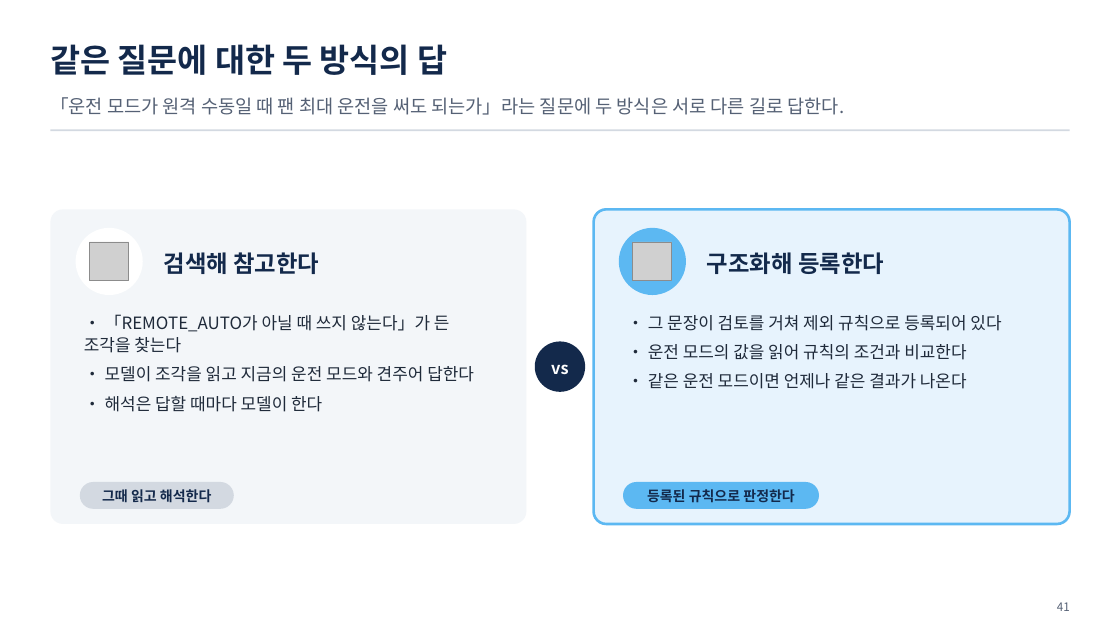
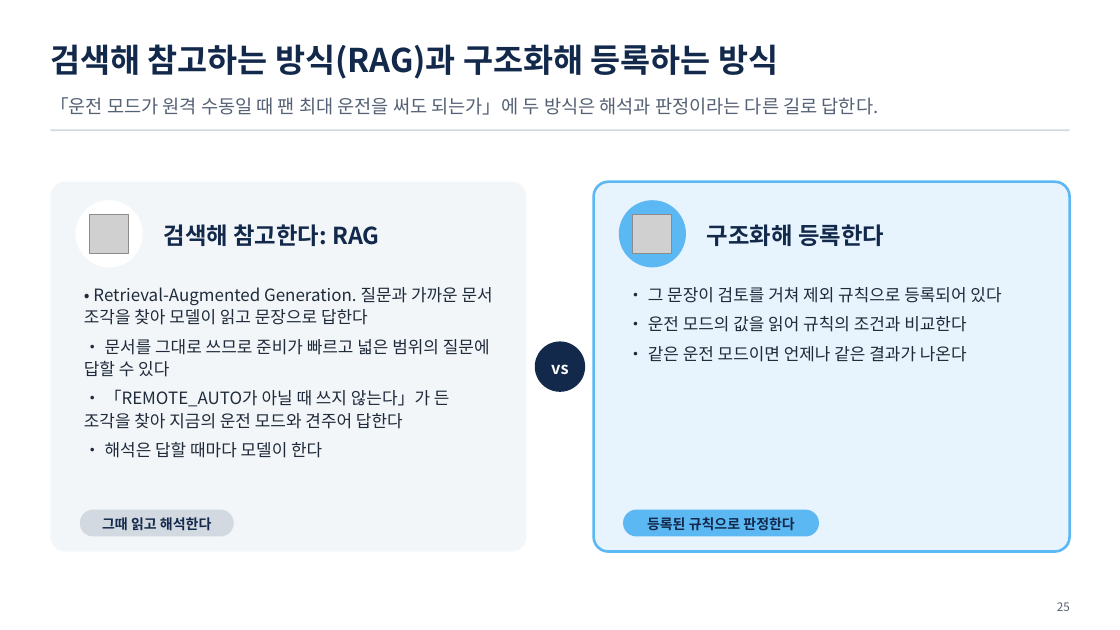
Before and after one commit to uengine-oss/hyd-iot-edu, a slide deck: slide 25 of docs/교재/통합반/04일차/통합반_04일차.pptx (slide 41 before the commit). Drawn at 1120x630 pixels with LibreOffice and Linux fonts; fonts in the diff are those of the drawing; grey boxes stand for pictures. Boxes give left, top, right and bottom in pixels: in the first picture for what was removed or moved away, otherwise in the second. Text is boxed around its words. In the diff, an @@ line names an element or a change of style, - is before the commit and + after.

```diff
--- a/docs/교재/통합반/04일차/통합반_04일차.pptx
+++ b/docs/교재/통합반/04일차/통합반_04일차.pptx
@@ text at box(50, 44, 778, 79): text changed @@
-같은 질문에 대한 두 방식의 답
+검색해 참고하는 방식(RAG)과 구조화해 등록하는 방식
@@ text at box(50, 97, 879, 115): text changed @@
-「운전 모드가 원격 수동일 때 팬 최대 운전을 써도 되는가」라는 질문에 두 방식은 서로 다른 길로 답한다.
+「운전 모드가 원격 수동일 때 팬 최대 운전을 써도 되는가」에 두 방식은 해석과 판정이라는 다른 길로 답한다.
@@ rounded rectangle: place and size @@
-rounded rectangle at box(50, 209, 527, 524)
+rounded rectangle at box(50, 181, 527, 551)
@@ rounded rectangle: place and size @@
-rounded rectangle at box(594, 209, 1070, 524)
+rounded rectangle at box(594, 181, 1070, 551)
@@ 2 pictures, 2 ellipses, 1 text: place and size @@
-2 pictures, 2 ellipses, 1 text at box(76, 228, 884, 295)
+2 pictures, 2 ellipses, 1 text at box(76, 200, 884, 267)
@@ text at box(164, 224, 379, 246): text changed @@
-검색해 참고한다
+검색해 참고한다: RAG
@@ text "• Retrieval-Augmented Generation. 질문과 가까운 ...": place and size @@
-text "• Retrieval-Augmented Generation. 질문과 가까운 ..." at box(84, 314, 474, 412)
+text "• Retrieval-Augmented Generation. 질문과 가까운 ..." at box(84, 287, 493, 458)
@@ text at box(84, 287, 493, 429): text changed @@
-• 「REMOTE_AUTO가 아닐 때 쓰지 않는다」가 든 조각을 찾는다
-• 모델이 조각을 읽고 지금의 운전 모드와 견주어 답한다
+• Retrieval-Augmented Generation. 질문과 가까운 문서 조각을 찾아 모델이 읽고 문장으로 답한다
+• 문서를 그대로 쓰므로 준비가 빠르고 넓은 범위의 질문에 답할 수 있다
+• 「REMOTE_AUTO가 아닐 때 쓰지 않는다」가 든 조각을 찾아 지금의 운전 모드와 견주어 답한다
@@ text "• 그 문장이 검토를 거쳐 ...": place and size @@
-text "• 그 문장이 검토를 거쳐 ..." at box(648, 315, 1001, 389)
+text "• 그 문장이 검토를 거쳐 ..." at box(648, 287, 1001, 362)
@@ 2 texts, 2 rounded rectangles: place and size @@
-2 texts, 2 rounded rectangles at box(80, 482, 819, 509)
+2 texts, 2 rounded rectangles at box(80, 510, 819, 537)
@@ text at box(1057, 602, 1070, 611): text changed @@
-41
+25
```
Also in this commit, not shown: 52 other slides changed, 28 slides removed, 12 other files.
